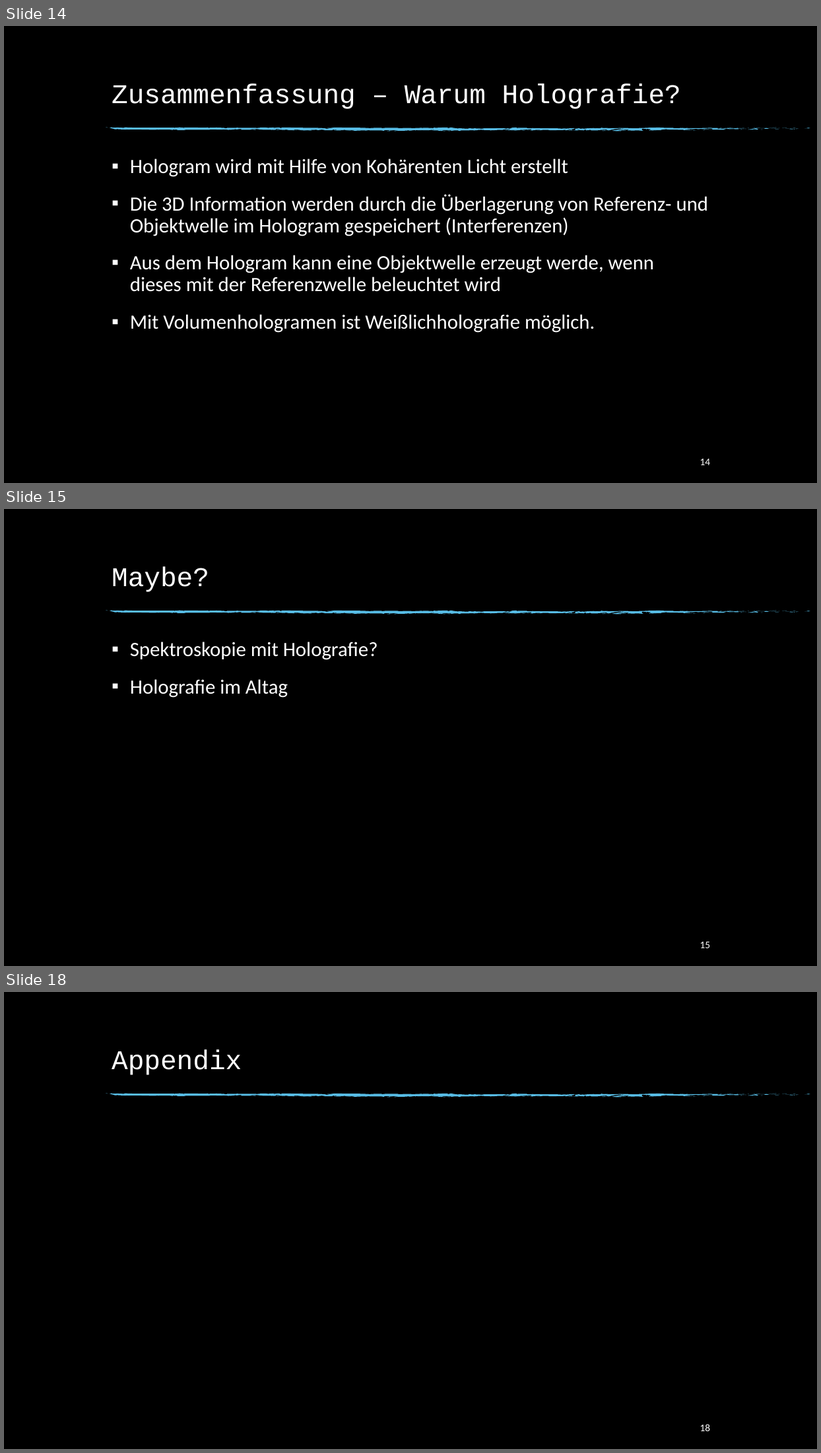
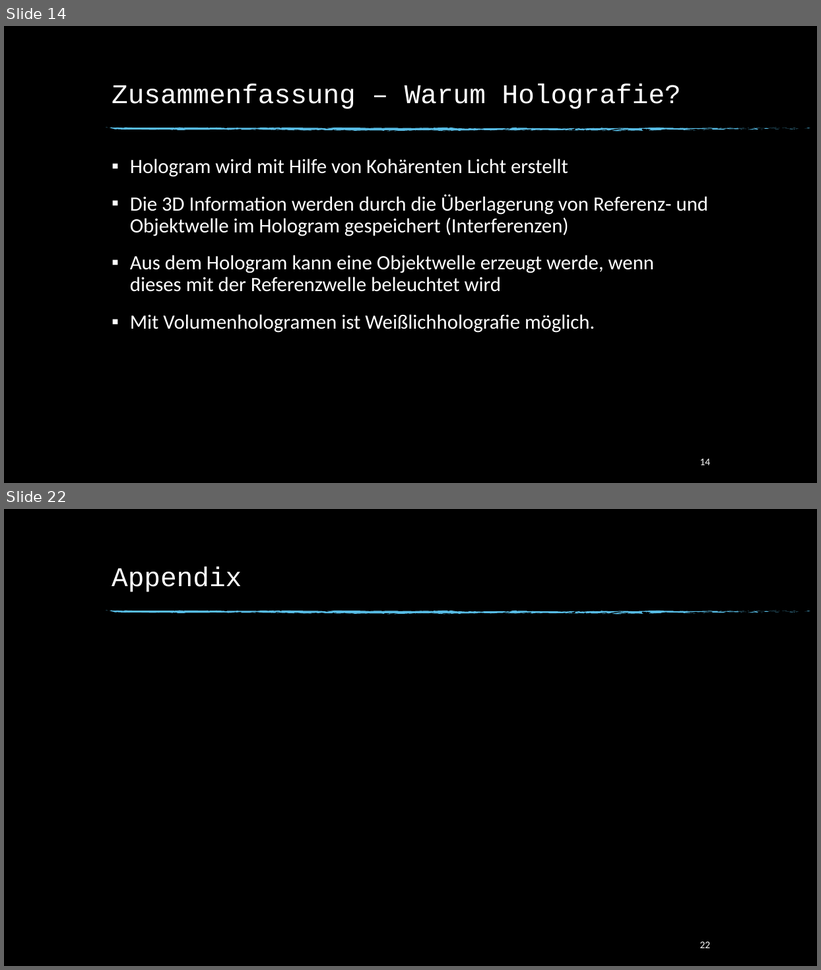
Before and after one commit to beckstev/presentations, a slide deck: holography/holography_presentation.pptx. Shown one above the other, each under a label of ours: slides 14, 15 and 18 before the commit, slides 14 and 22 after it; the slides between them are not shown. The pictures are 821x1453 and 821x970 pixels, drawn with LibreOffice and Linux fonts; fonts in the diff are those of the drawing; background and template pictures are left out. Boxes give left, top, right and bottom in pixels: in the first picture for what was removed or moved away, otherwise in the second. Text is boxed around its words. In the diff, an @@ line names an element or a change of style, - is before the commit and + after.

```diff
--- a/holography/holography_presentation.pptx
+++ b/holography/holography_presentation.pptx
@@ slide 15 removed at (4, 509, 817, 966), background picture (left out); not listed: 74 template elements that a slide beside it also shows @@
@@ title removed at (112, 566, 209, 592) @@
-Maybe?
@@ text removed at (130, 642, 378, 698) @@
-▪ Spektroskopie mit Holografie?
-▪ Holografie im Altag
@@ page number removed at (700, 942, 711, 949) @@
-15
@@ what was slide 18 is now slide 22 @@
@@ page number at (700, 942, 711, 949): text changed @@
-18
+22
```
Also in this commit, not shown: 1 slide changed, 7 slides added, 2 other slides removed.
